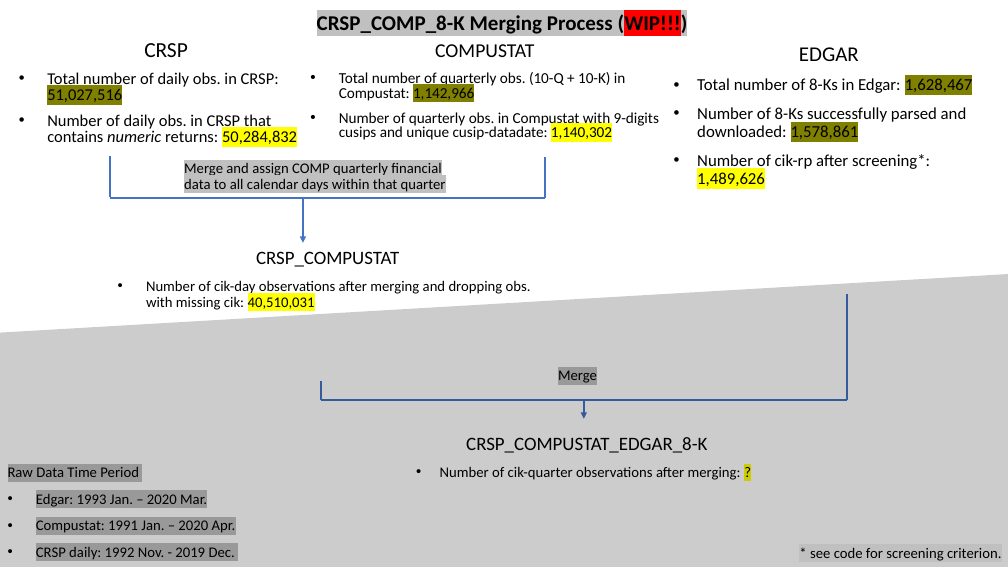
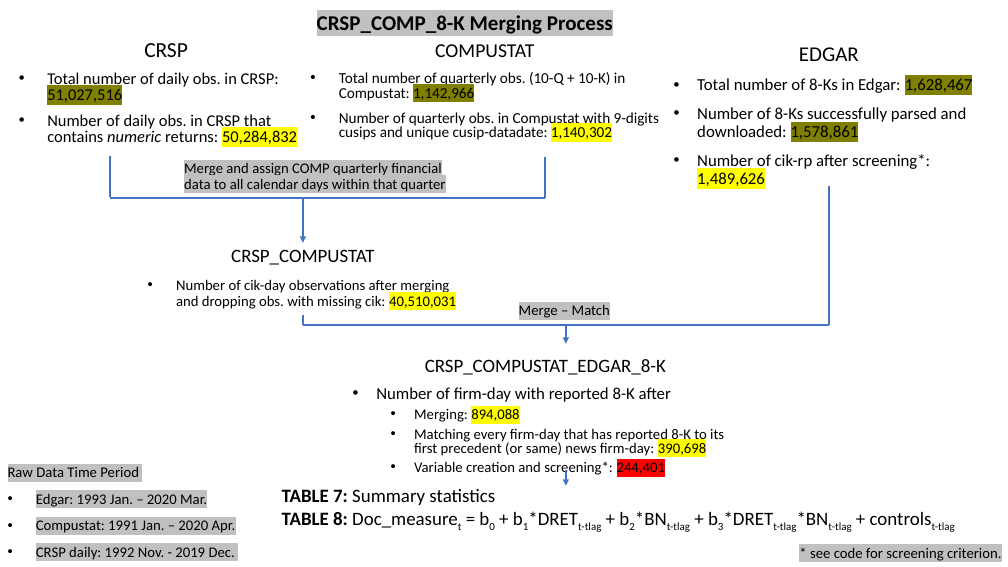
Before and after one commit to fengzhi22/narrative_conservatism, a slide deck: slide 4 of output/Figures.pptx (slide 5 before the commit). Drawn at 1008x567 pixels with LibreOffice and Linux fonts; fonts in the diff are those of the drawing. Boxes give left, top, right and bottom in pixels: in the first picture for what was removed or moved away, otherwise in the second. Text is boxed around its words. In the diff, an @@ line names an element or a change of style, - is before the commit and + after.

```diff
--- a/output/Figures.pptx
+++ b/output/Figures.pptx
@@ text at <box>317,15,613,34</box>: text changed @@
-CRSP_COMP_8-K Merging Process (WIP!!!)
+CRSP_COMP_8-K Merging Process
@@ line moved from (847, 294) - (847, 400) to (829, 186) - (829, 325) @@
@@ text "CRSP_COMPUSTAT" rewrapped from <box>146,251,531,310</box> to <box>176,249,456,309</box> @@
@@ flow chart manual input removed at <box>0,274,1008,567</box> @@
@@ line moved from (321, 400) - (847, 400) to (303, 325) - (829, 325) @@
@@ line moved from (321, 380) - (321, 400) to (303, 315) - (303, 325) @@
@@ text at <box>519,304,610,318</box>: text changed @@
-Merge
+Merge – Match
@@ arrow moved from (584, 400) - (584, 419) to (566, 325) - (566, 344) @@
@@ text "CRSP_COMPUSTAT_EDGAR_8-K": place and size @@
-text "CRSP_COMPUSTAT_EDGAR_8-K" at <box>440,437,741,480</box>
+text "CRSP_COMPUSTAT_EDGAR_8-K" at <box>376,359,724,477</box>
@@ text at <box>425,359,666,375</box>: line spacing 0.9 to 0.8 @@
@@ text at <box>376,387,724,477</box>: text changed @@
-• Number of cik-quarter observations after merging: ?
+• Number of firm-day with reported 8-K after
+  • Merging: 894,088
+  • Matching every firm-day that has reported 8-K to its first precedent (or same) news firm-day: 390,698
+  • Variable creation and screening*: 244,401
@@ arrow added from (566, 470) to (566, 485), #4472C4 2 pt @@
@@ text added at <box>282,489,955,532</box>, 18 pt, text #000000 @@
+TABLE 7: Summary statistics
+TABLE 8: Doc_measuret = b0 + b1*DRETt-tlag + b2*BNt-tlag + b3*DRETt-tlag*BNt-tlag + controlst-tlag
```
Also in this commit, not shown: 2 other slides changed, 1 slide added, 2 slides removed, 34 other files.
